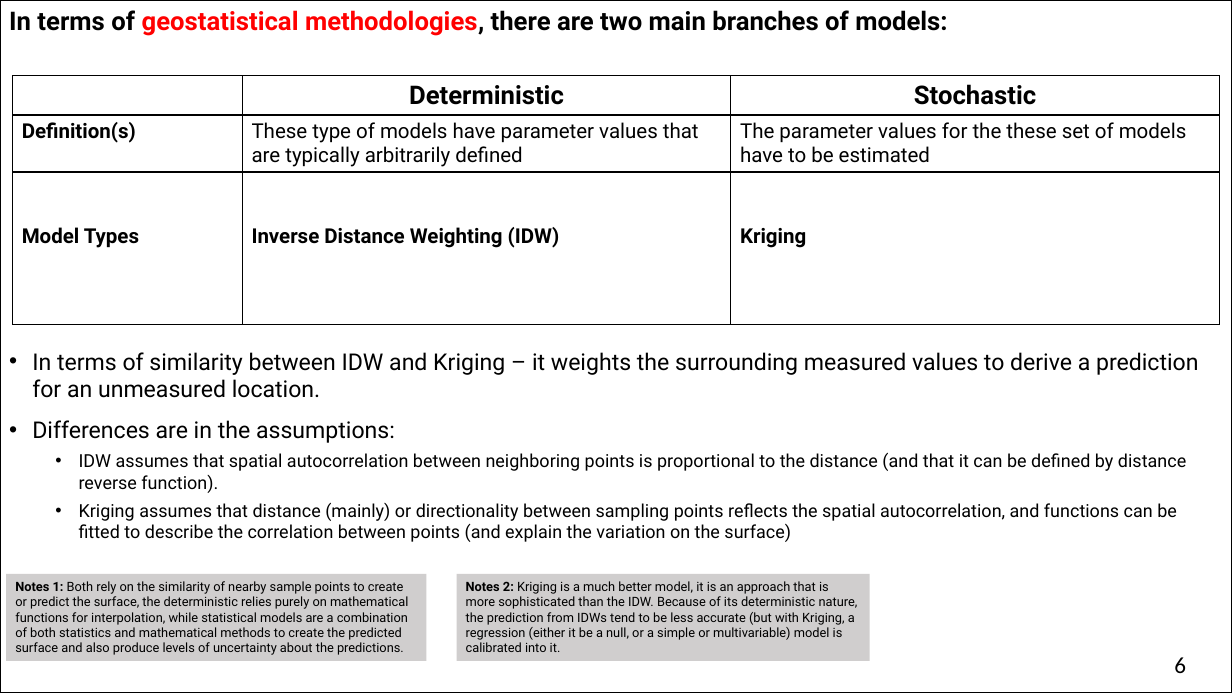
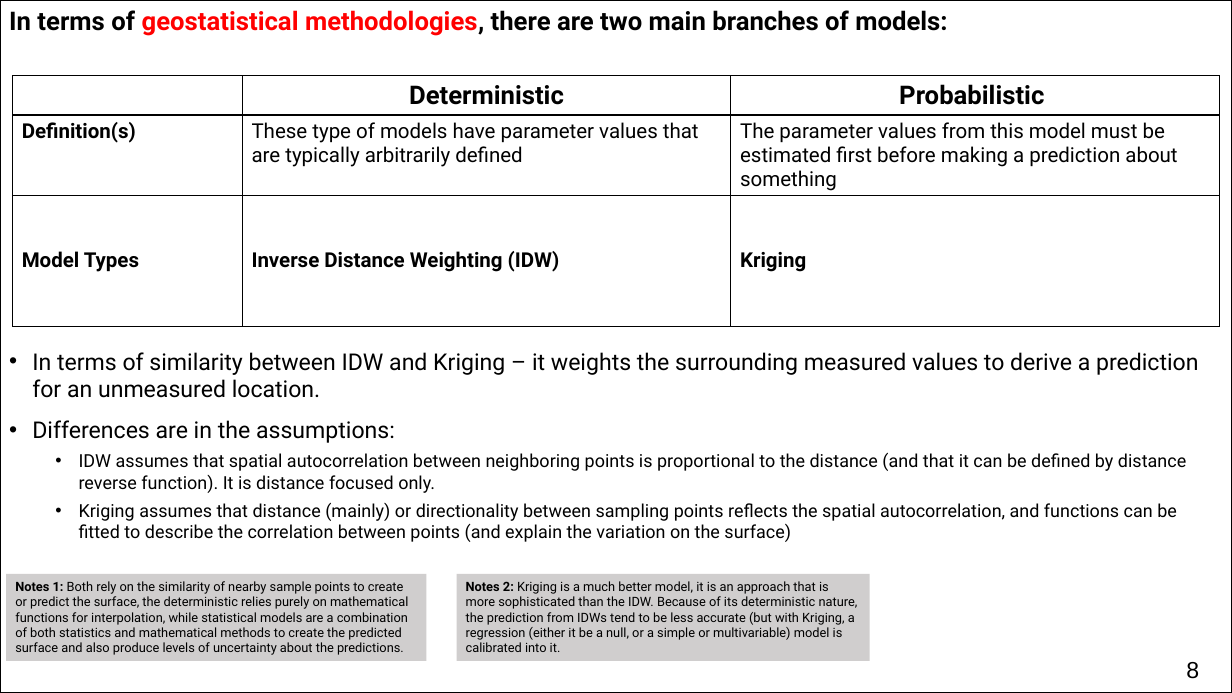
Before and after one commit to UCLPG-MSC-SGDS/GEOG0114, a slide deck: slide 8 of Lecture_notes_powerpoint/Week 6 Lecture Notes - Geostatistical Modelling.pptx (slide 6 before the commit). Drawn at 1232x693 pixels with LibreOffice and Linux fonts; fonts in the diff are those of the drawing. Boxes give left, top, right and bottom in pixels: in the first picture for what was removed or moved away, otherwise in the second. Text is boxed around its words. In the diff, an @@ line names an element or a change of style, - is before the commit and + after.

```diff
--- a/Lecture_notes_powerpoint/Week 6 Lecture Notes - Geostatistical Modelling.pptx
+++ b/Lecture_notes_powerpoint/Week 6 Lecture Notes - Geostatistical Modelling.pptx
@@ table at (13,76,1221,329) @@
-row 1, column 3: Stochastic
+row 1, column 3: Probabilistic
-row 2, column 3: The parameter values for the these set of models have to be estimated
+row 2, column 3: The parameter values from this model must be estimated first before making a prediction about something
@@ text at (79,453,1186,493): text changed @@
-  • IDW assumes that spatial autocorrelation between neighboring points is proportional to the distance (and that it can be defined by distance reverse function).
+  • IDW assumes that spatial autocorrelation between neighboring points is proportional to the distance (and that it can be defined by distance reverse function). It is distance focused only.
@@ page number removed at (1174,657,1186,673) @@
-6
@@ page number added at (1186,662,1199,679), 18 pt, text #000000 @@
+8
```
Also in this commit, not shown: 34 other slides changed, 4 slides added, 3 other files.
